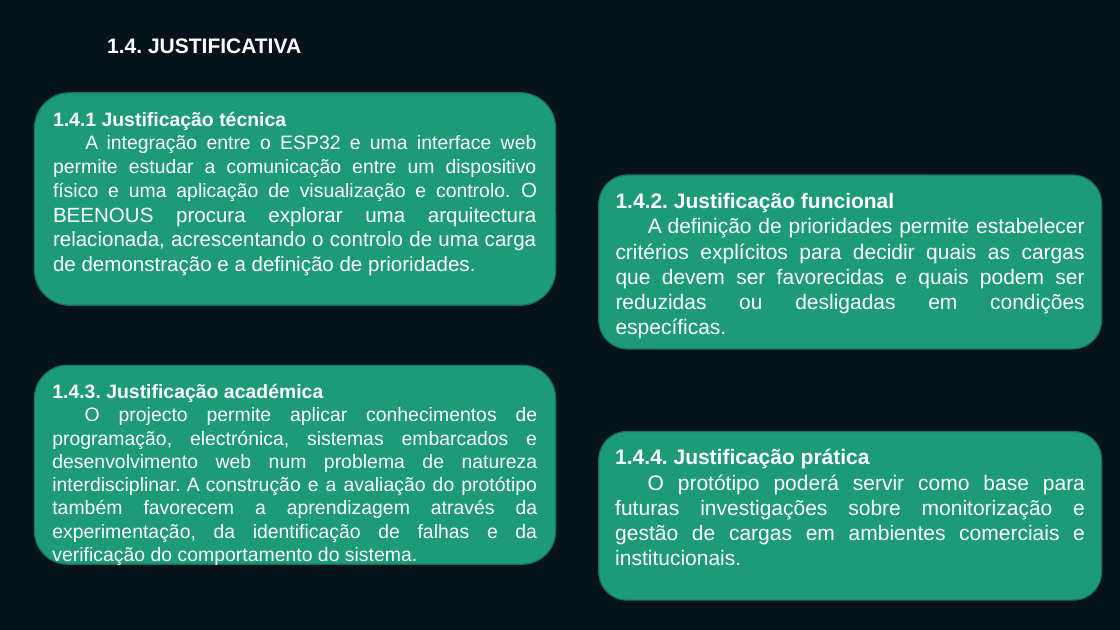
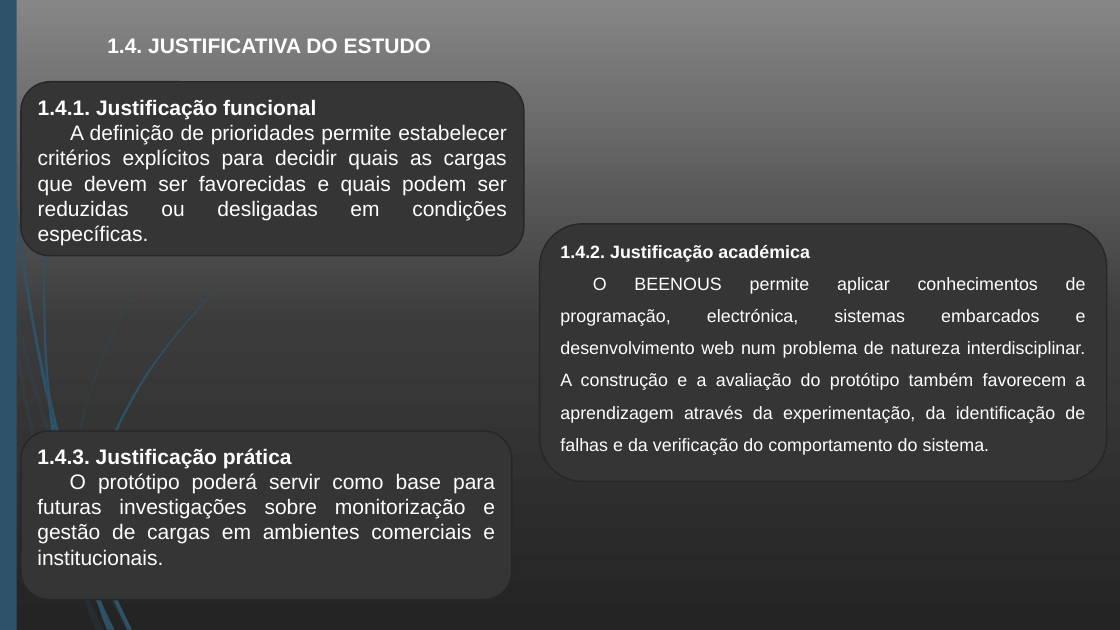
Before and after one commit to antoniosabino2026/BEENOUS, a slide deck: slide 7 of TCC/SLIDES/BEENOUS-Better-Energy-Efficiency.pptx. Drawn at 1120x630 pixels with LibreOffice and Linux fonts; fonts in the diff are those of the drawing. Boxes give left, top, right and bottom in pixels: in the first picture for what was removed or moved away, otherwise in the second. Text is boxed around its words. In the diff, an @@ line names an element or a change of style, - is before the commit and + after.

Commit message:
Criação do Pré-Projecto, do teste do sensor de tensãoFZ114, do Escquema eéctrico.

```diff
--- a/TCC/SLIDES/BEENOUS-Better-Energy-Efficiency.pptx
+++ b/TCC/SLIDES/BEENOUS-Better-Energy-Efficiency.pptx
@@ background #07131B to gradient #242424 to #3B3B3B to #868686 @@
@@ rectangle added at (0, 0, 17, 630), fill #2E5369 @@
@@ text at (107, 38, 431, 53): text changed @@
-1.4. JUSTIFICATIVA
+1.4. JUSTIFICATIVA DO ESTUDO
@@ rounded rectangle "1.4.1. Justificação funcional": place and size @@
-rounded rectangle "1.4.1. Justificação funcional" at (599, 175, 1102, 349)
+rounded rectangle "1.4.1. Justificação funcional" at (21, 82, 524, 255)
@@ rounded rectangle removed at (34, 92, 556, 305) @@
-    1.4.1 Justificação técnica
-    A integração entre o ESP32 e uma interface web permite estudar a comunicação entre um dispositivo físico e uma aplicação de visualização e controlo. O BEENOUS procura explorar uma arquitectura relacionada, acrescentando o controlo de uma carga de demonstração e a definição de prioridades.
@@ text in rounded rectangle at (38, 99, 316, 120): text changed @@
-    1.4.2. Justificação funcional
+    1.4.1. Justificação funcional
@@ rounded rectangle "1.4.2. Justificação académica": place and size @@
-rounded rectangle "1.4.2. Justificação académica" at (34, 365, 556, 565)
+rounded rectangle "1.4.2. Justificação académica" at (539, 223, 1107, 481)
@@ text in rounded rectangle at (560, 245, 1086, 455): text changed; size 16.6 to 15.3 pt @@
-    1.4.3. Justificação académica
-    O projecto permite aplicar conhecimentos de programação, electrónica, sistemas embarcados e desenvolvimento web num problema de natureza interdisciplinar. A construção e a avaliação do protótipo também favorecem a aprendizagem através da experimentação, da identificação de falhas e da verificação do comportamento do sistema.
+    1.4.2. Justificação académica
+    O BEENOUS permite aplicar conhecimentos de programação, electrónica, sistemas embarcados e desenvolvimento web num problema de natureza interdisciplinar. A construção e a avaliação do protótipo também favorecem a aprendizagem através da experimentação, da identificação de falhas e da verificação do comportamento do sistema.
@@ fill #1D9A78 to #353535; outline #157259 1 pt to #272727 1.25 pt in 3 elements at (21, 82, 524, 255), (539, 223, 1107, 481), (21, 431, 512, 600) @@
@@ rounded rectangle "1.4.3. Justificação prática": place and size @@
-rounded rectangle "1.4.3. Justificação prática" at (599, 432, 1102, 601)
+rounded rectangle "1.4.3. Justificação prática" at (21, 431, 512, 600)
@@ text in rounded rectangle at (37, 448, 292, 468): text changed @@
-    1.4.4. Justificação prática
+    1.4.3. Justificação prática
@@ group added at (0, 129, 262, 630): 8 freeform shapes @@
@@ group added at (3, 0, 218, 630): 11 freeform shapes @@
```
Also in this commit, not shown: 7 other slides changed, 9 other files.
